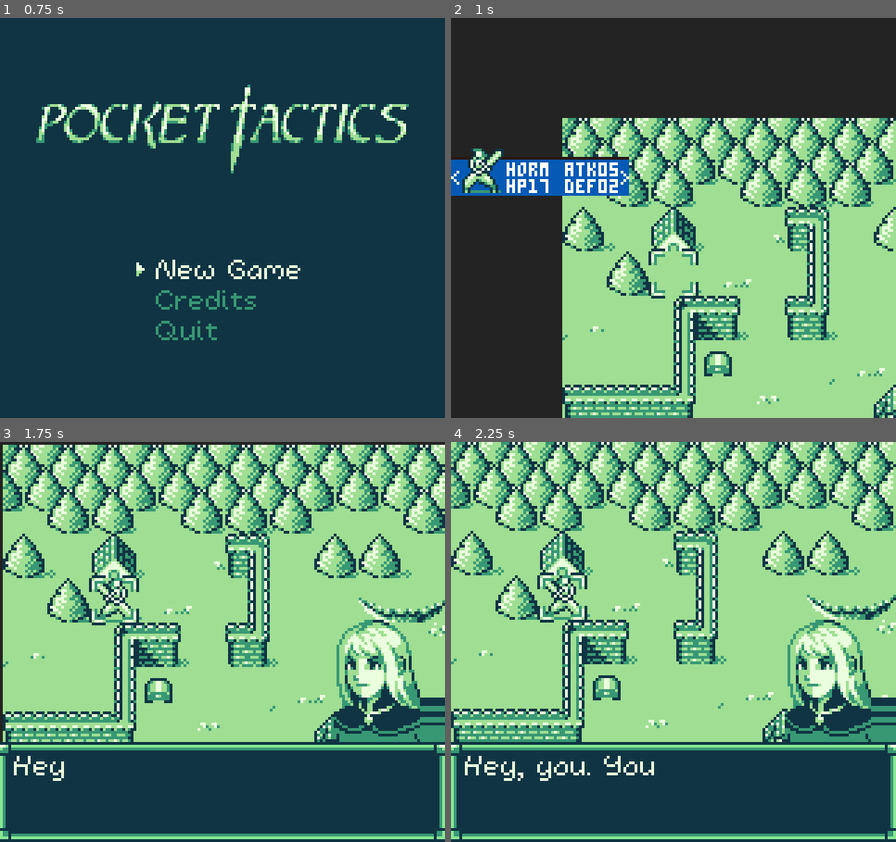
Above: before the commit, frames 1-4 (two rows, left to right).
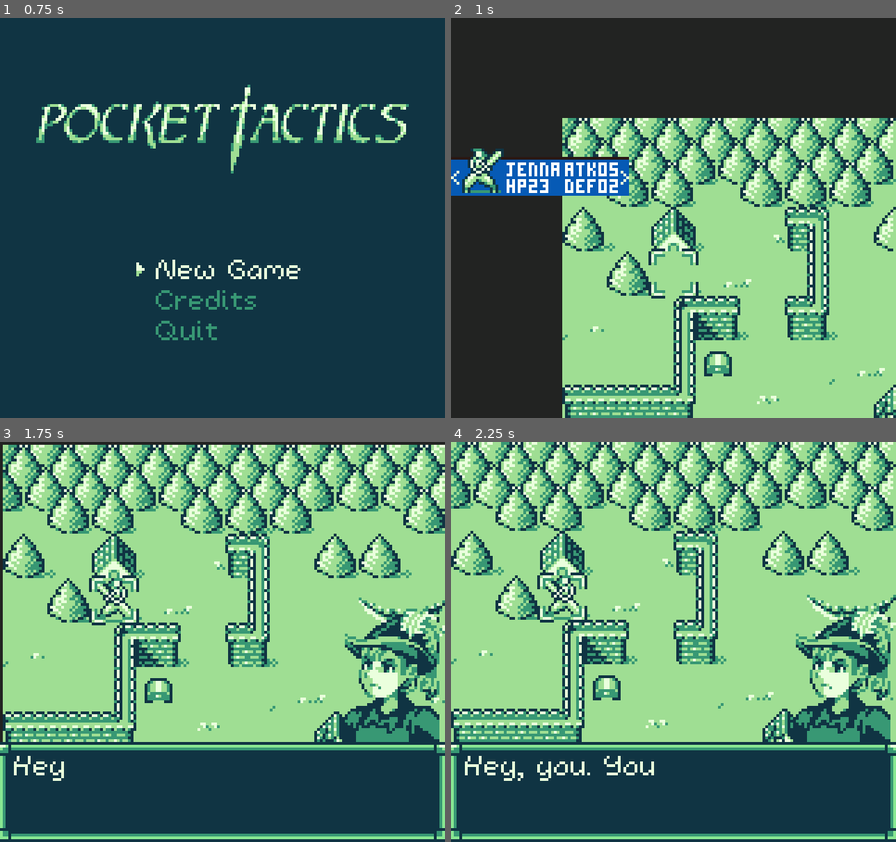
Above: after the commit, the same moments.

Repository: kevinlights/titan_tactics
Game: Godot game, scene res://scenes/landing.tscn
The game is run twice, just before and just after one commit, with the same random seed, the same clock (stepped at 60 frames per second) and the same inputs.
Inputs (mouse positions are in pixels of both pictures, inside the frame that each line leads up to):
- Up to frame 1 (0.75 s): click "New Game" at 0.5 s
- Up to frame 2 (1 s): no input
- Up to frame 3 (1.75 s): tap Enter (ui_accept) at 1.25, 1.52 s; move the mouse to (320, 622) at 1.27 s; hold Right (ui_right) from 1.28 s (still down)
- Up to frame 4 (2.25 s): move the mouse to (584, 662) at 2.02 s; release Right (ui_right) at 2.03 s; hold Down (ui_down) from 2.03 s (still down)

Frame 1 is identical in both runs. In frame 2, 0.2% of the frame differs, in the area x 12-25%, y 36-44%; in frame 3, 4.9%; in frame 4, 4.9%, in the area x 75-100%, y 41-75%.

Commit message:
Portrait settings

Diff:
--- a/scenes/levels/level_1.tscn
+++ b/scenes/levels/level_1.tscn
@@ -17,7 +17,7 @@
 [sub_resource type="Resource" id=1]
 script = ExtResource( 10 )
 dialogue_id = "opening"
-portrait = 5
+portrait = 3
 trigger = 4
 trigger_id = ""
 text = "Hey, you. You're finally awake."
@@ -27,7 +27,7 @@
 [sub_resource type="Resource" id=2]
 script = ExtResource( 10 )
 dialogue_id = "response"
-portrait = 2
+portrait = 6
 trigger = 5
 trigger_id = "opening"
 text = "Where... where am I? My mind is foggy, I can't remember anything.|Did you do this to me? Have you done something to me?"
@@ -206,18 +206,16 @@
 item_spawner = SubResource( 14 )
 
 [node name="Water1" parent="map" instance=ExtResource( 13 )]
-frame = 1
 
 [node name="Water4" parent="map" instance=ExtResource( 13 )]
 position = Vector2( 160, 144 )
-frame = 1
 
 [node name="Water2" parent="map" instance=ExtResource( 12 )]
 position = Vector2( 192, 144 )
-frame = 1
 
 [node name="Water3" parent="map" instance=ExtResource( 12 )]
 position = Vector2( 128, 192 )
+frame = 1
 
 [node name="navigation" type="Navigation2D" parent="."]
 position = Vector2( 65.502, 42.1491 )
--- a/scenes/portraits.tscn
+++ b/scenes/portraits.tscn
@@ -1,28 +1,66 @@
-[gd_scene load_steps=5 format=2]
+[gd_scene load_steps=11 format=2]
 
 [ext_resource path="res://gfx/mage_p.png" type="Texture" id=1]
+[ext_resource path="res://gfx/archer_p.png" type="Texture" id=2]
+[ext_resource path="res://gfx/hero_antagonist_p.png" type="Texture" id=3]
 
 [sub_resource type="AtlasTexture" id=1]
+atlas = ExtResource( 2 )
+region = Rect2( 0, 0, 36, 50 )
+
+[sub_resource type="AtlasTexture" id=2]
 atlas = ExtResource( 1 )
 region = Rect2( 0, 0, 40, 50 )
 
-[sub_resource type="AtlasTexture" id=2]
+[sub_resource type="AtlasTexture" id=3]
+atlas = ExtResource( 2 )
+region = Rect2( 36, 0, 36, 50 )
+
+[sub_resource type="AtlasTexture" id=4]
 atlas = ExtResource( 1 )
 region = Rect2( 40, 0, 40, 50 )
 
-[sub_resource type="SpriteFrames" id=3]
+[sub_resource type="AtlasTexture" id=5]
+atlas = ExtResource( 3 )
+region = Rect2( 36, 0, 36, 50 )
+
+[sub_resource type="AtlasTexture" id=6]
+atlas = ExtResource( 3 )
+region = Rect2( 0, 0, 36, 50 )
+
+[sub_resource type="SpriteFrames" id=7]
 animations = [ {
 "frames": [ SubResource( 1 ) ],
+"loop": true,
+"name": "archer",
+"speed": 5.0
+}, {
+"frames": [ SubResource( 2 ) ],
 "loop": true,
 "name": "mage",
 "speed": 5.0
 }, {
-"frames": [ SubResource( 2 ) ],
+"frames": [ SubResource( 3 ) ],
+"loop": true,
+"name": "ai_archer",
+"speed": 5.0
+}, {
+"frames": [ SubResource( 4 ) ],
 "loop": true,
 "name": "ai_mage",
+"speed": 5.0
+}, {
+"frames": [ SubResource( 5 ) ],
+"loop": true,
+"name": "antagonist",
+"speed": 5.0
+}, {
+"frames": [ SubResource( 6 ) ],
+"loop": true,
+"name": "hero",
 "speed": 5.0
 } ]
 
 [node name="portraits" type="AnimatedSprite"]
-frames = SubResource( 3 )
-animation = "mage"
+frames = SubResource( 7 )
+animation = "antagonist"
--- a/scripts/character_stats.gd
+++ b/scripts/character_stats.gd
@@ -23,6 +23,23 @@
 var xp = 0 # setget set_xp,get_xp
 var xp_to_next = 1
 var current_to_next = 0
+
+var fibonacci = [ 0, 1, 1, 2, 3, 5, 8, 13, 21, 34, 55, 89, 144, 233, 377, 610, 987 ]
+var hp_up = [ 0, 1, 1, 2, 3, 5, 8, 13, 21, 34, 55, 89, 144, 233, 377, 610, 987 ]
+var atk_up = [ 0, 1, 1, 2, 3, 5, 8, 13, 21, 34, 55, 89, 144, 233, 377, 610, 987 ]
+var def_up = [ 0, 1, 1, 2, 3, 5, 8, 13, 21, 34, 55, 89, 144, 233, 377, 610, 987 ]
+
+func sequence_cumulative(sequence, position):
+	var result = 0
+	for x in range(position):
+		result += sequence[x]
+	return result
+
+func fibonacci_cumulative(position):
+	var result = 0
+	for x in range(position):
+		result += fibonacci[x]
+	return result
 
 func add_xp(more_xp):
 	xp += more_xp
@@ -131,8 +148,10 @@
 	item_def.generate(level, Item.SLOT.DEF, character_class)
 	control = request_control
 	abilities = Game.class_stats.abilities[character_class]
-	max_hp = floor(default_stats.hp + rand_range((level + 1) * 4, (level + 1) * 5) - 15)
-	hp = floor(default_stats.hp + rand_range((level + 1) * 4, (level + 1) * 5) - 15)
+#	max_hp = floor(default_stats.hp + rand_range((level + 1) * 4, (level + 1) * 5) - 15)
+#	max_hp = floor(default_stats.hp + (level + 1) * 1.5)
+	max_hp = default_stats.hp + fibonacci_cumulative(level)
+	hp = max_hp # floor(default_stats.hp + rand_range((level + 1) * 4, (level + 1) * 5) - 15)
 	mov_range = default_stats.mov_range
 	turn_limits.move_distance = default_stats.mov_range
 	turn_limits.actions = 1 # Game.class_stats.actions[type]
--- a/scripts/dialogue.gd
+++ b/scripts/dialogue.gd
@@ -21,7 +21,8 @@
 	AI_ARCHER,
 	AI_SWORDSMAN,
 	AI_MAGE,
-	HERO_SWORDSMAN,
+	HERO,
+	ANTAGONIST,
 	OLD_MAN,
 	NONE
 }
--- a/scripts/gui/dialogue.gd
+++ b/scripts/gui/dialogue.gd
@@ -14,10 +14,11 @@
 	Dialogue.PORTRAIT.ARCHER: "archer",
 	Dialogue.PORTRAIT.SWORDSMAN: "swordsman",
 	Dialogue.PORTRAIT.MAGE: "mage",
-	Dialogue.PORTRAIT.AI_ARCHER: "ai_mage",
+	Dialogue.PORTRAIT.AI_ARCHER: "ai_archer",
 	Dialogue.PORTRAIT.AI_SWORDSMAN: "ai_swordsman",
 	Dialogue.PORTRAIT.AI_MAGE: "ai_mage",
-	Dialogue.PORTRAIT.HERO_SWORDSMAN: "hero_swordsman",
+	Dialogue.PORTRAIT.HERO: "hero",
+	Dialogue.PORTRAIT.ANTAGONIST: "antagonist",
 	Dialogue.PORTRAIT.OLD_MAN: "old_man"
 }
 
Not shown, added: gfx/archer2_p.png.import
Not shown, added: gfx/archer_p.png.import
Not shown, added: gfx/hero_antagonist_p.png.import
